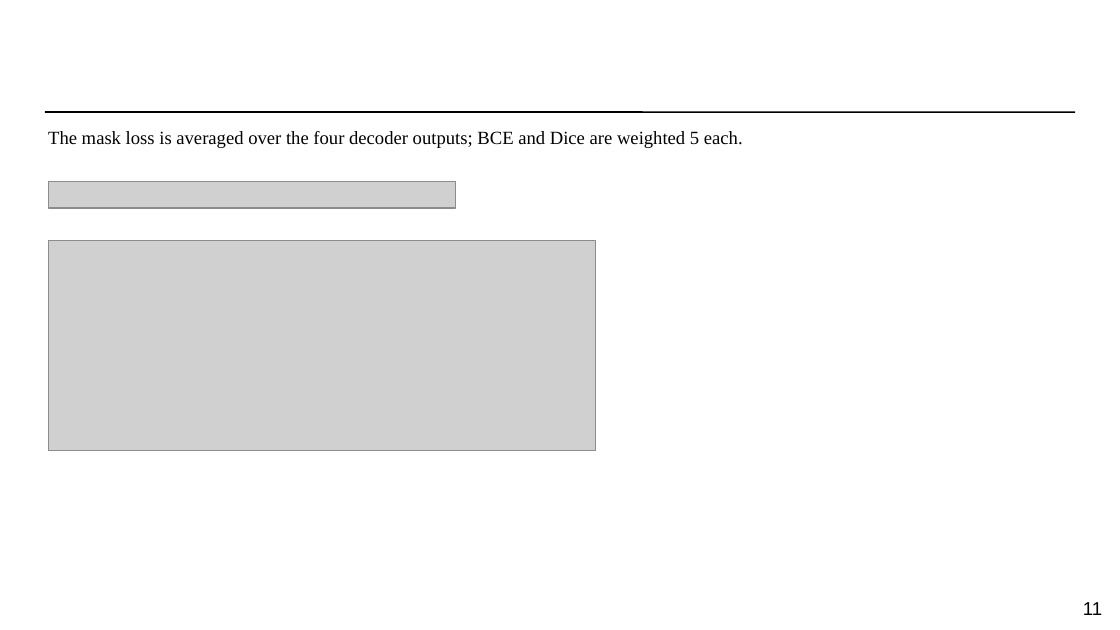
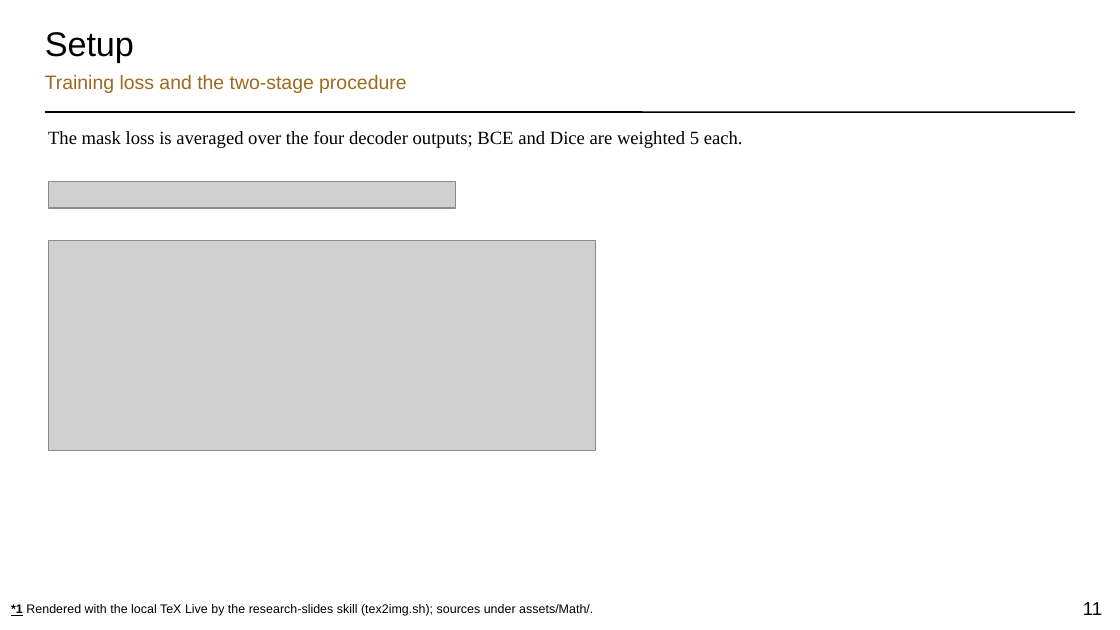
Before and after one commit to torridfish/dotfiles, a slide deck: slide 11 of agents/.agents/skills/research-slides/assets/research-slides-template.pptx. Drawn at 1120x630 pixels with LibreOffice and Linux fonts; fonts in the diff are those of the drawing; grey boxes stand for pictures. Boxes give left, top, right and bottom in pixels: in the first picture for what was removed or moved away, otherwise in the second. Text is boxed around its words. In the diff, an @@ line names an element or a change of style, - is before the commit and + after.

```diff
--- a/agents/.agents/skills/research-slides/assets/research-slides-template.pptx
+++ b/agents/.agents/skills/research-slides/assets/research-slides-template.pptx
@@ text added at (45, 32, 134, 63), 22 pt, text #000000 @@
+Setup
@@ text added at (45, 75, 406, 93), 12.5 pt, text #9C6B1E @@
+Training loss and the two-stage procedure
@@ text "The mask loss is averaged ..." at (48, 131, 743, 148): less space between paragraphs @@
@@ text added at (11, 604, 593, 616), 8 pt, text #000000 @@
+*1 Rendered with the local TeX Live by the research-slides skill (tex2img.sh); sources under assets/Math/.
```
Also in this commit, not shown: 12 other slides changed, 1 slide added, 1 slide removed, 2 other files.
